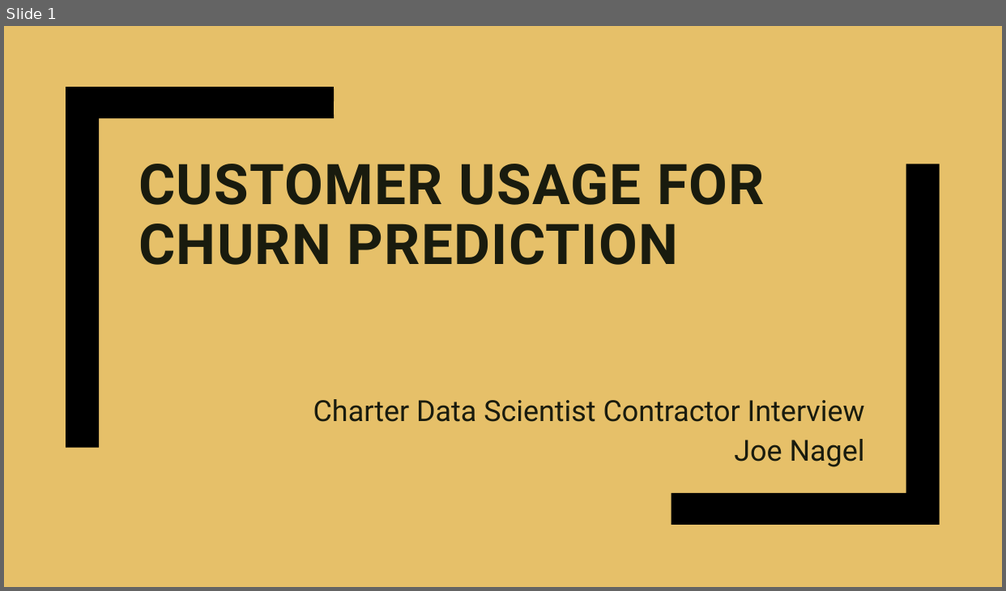
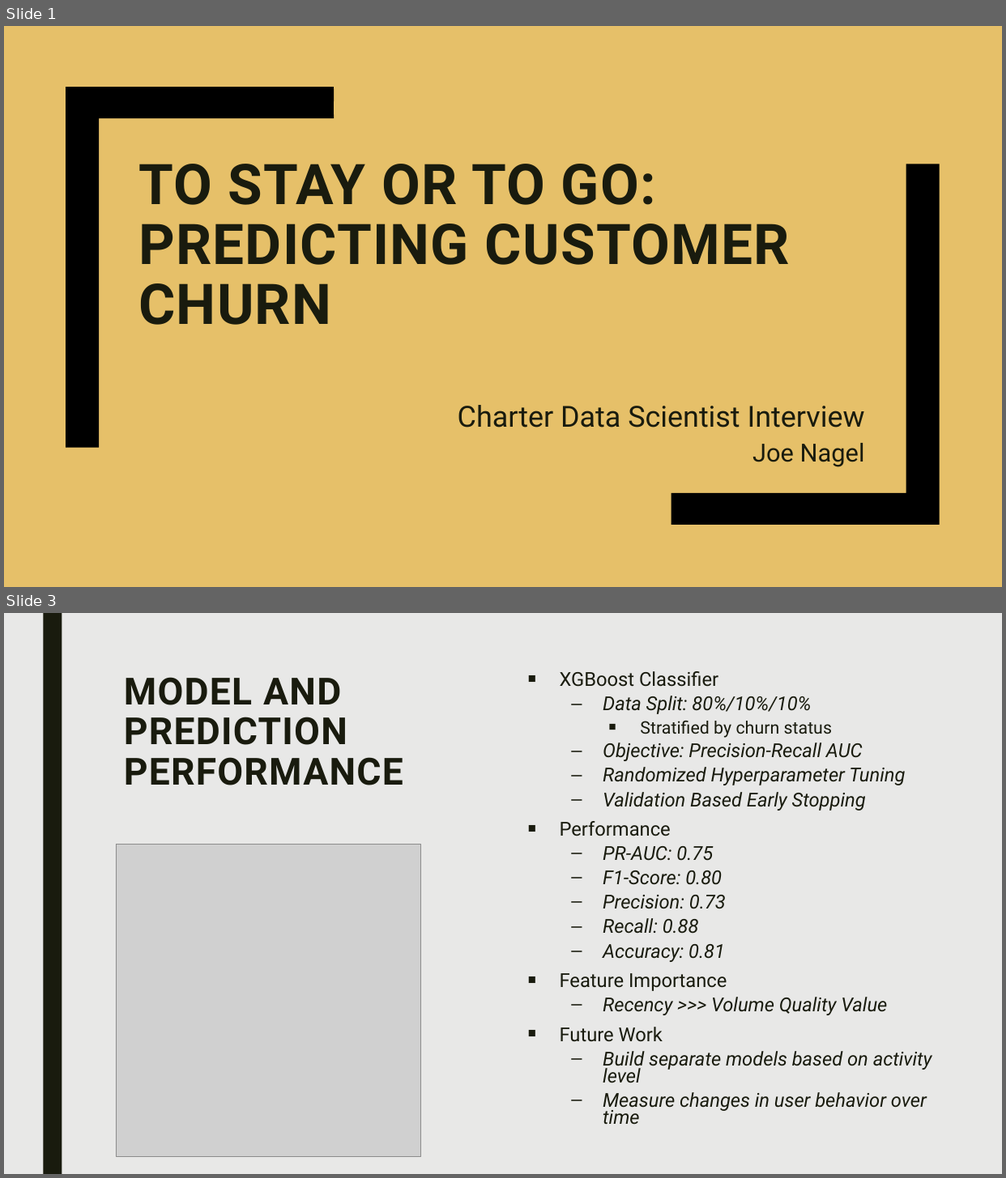
Before and after one commit to nageljo/CharterInterview, a slide deck: Presentation/presentation.pptx. Shown one above the other, each under a label of ours: slide 1 before the commit, slides 1 and 3 after it; the slides between them are not shown. The pictures are 1006x591 and 1006x1178 pixels, drawn with LibreOffice and Linux fonts; fonts in the diff are those of the drawing; grey boxes stand for pictures. Boxes give left, top, right and bottom in pixels: in the first picture for what was removed or moved away, otherwise in the second. Text is boxed around its words. In the diff, an @@ line names an element or a change of style, - is before the commit and + after.

```diff
--- a/Presentation/presentation.pptx
+++ b/Presentation/presentation.pptx
@@ slide 3 added at <box>4,613,1002,1174</box>, background #E8E8E7 @@
@@ rectangle added at <box>43,613,62,1174</box>, fill #191B0E @@
@@ title added at <box>124,677,403,786</box>, 36 pt, text #191B0E, bold @@
+MODEL AND PREDICTION PERFORMANCE
@@ text added at <box>560,671,932,1125</box>, 18.5 pt, text #191B0E, italic @@
+■ XGBoost Classifier
+  – Data Split: 80%/10%/10%
+    ■ Stratified by churn status
+  – Objective: Precision-Recall AUC
+  – Randomized Hyperparameter Tuning
+  – Validation Based Early Stopping
+■ Performance
+  – PR-AUC: 0.75
+  – F1-Score: 0.80
+  – Precision: 0.73
+  – Recall: 0.88
+  – Accuracy: 0.81
+■ Feature Importance
+  – Recency >>> Volume Quality Value
+■ Future Work
+  – Build separate models based on activity level
+  – Measure changes in user behavior over time
@@ picture added at <box>117,845,421,1157</box> @@
@@ slide 1 changed as well @@
@@ title at <box>138,164,790,325</box>: text changed @@
-CUSTOMER USAGE FOR CHURN PREDICTION
+TO STAY OR TO GO: PREDICTING CUSTOMER CHURN
@@ subtitle at <box>458,405,865,428</box>: text changed @@
-Charter Data Scientist Contractor Interview
+Charter Data Scientist Interview
@@ subtitle at <box>752,443,865,467</box>: size 28 to 24 pt in "Joe Nagel" @@
```
Also in this commit, not shown: 1 other slide changed, 1 other slide added, 2 slides removed, 1 other file.
